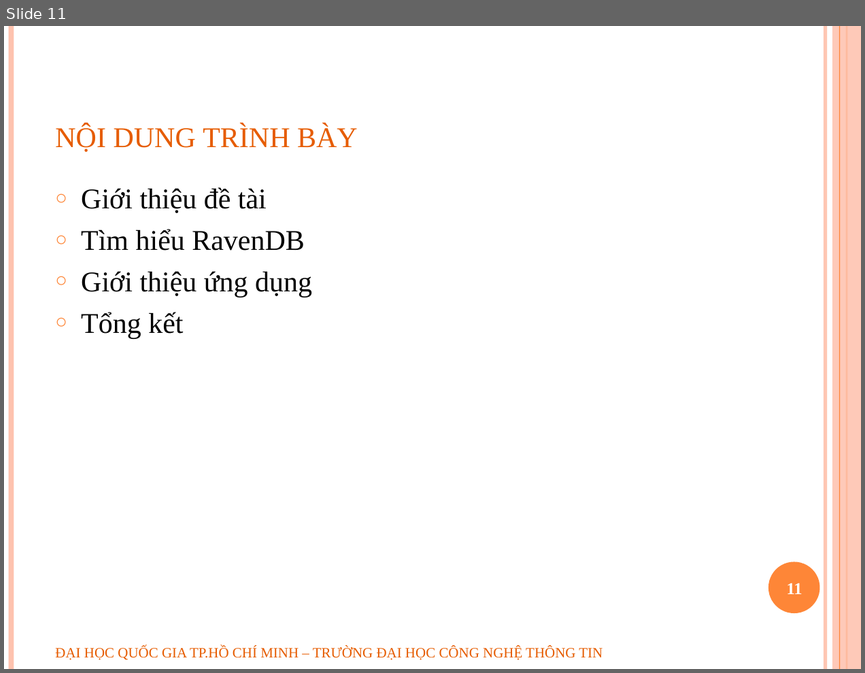
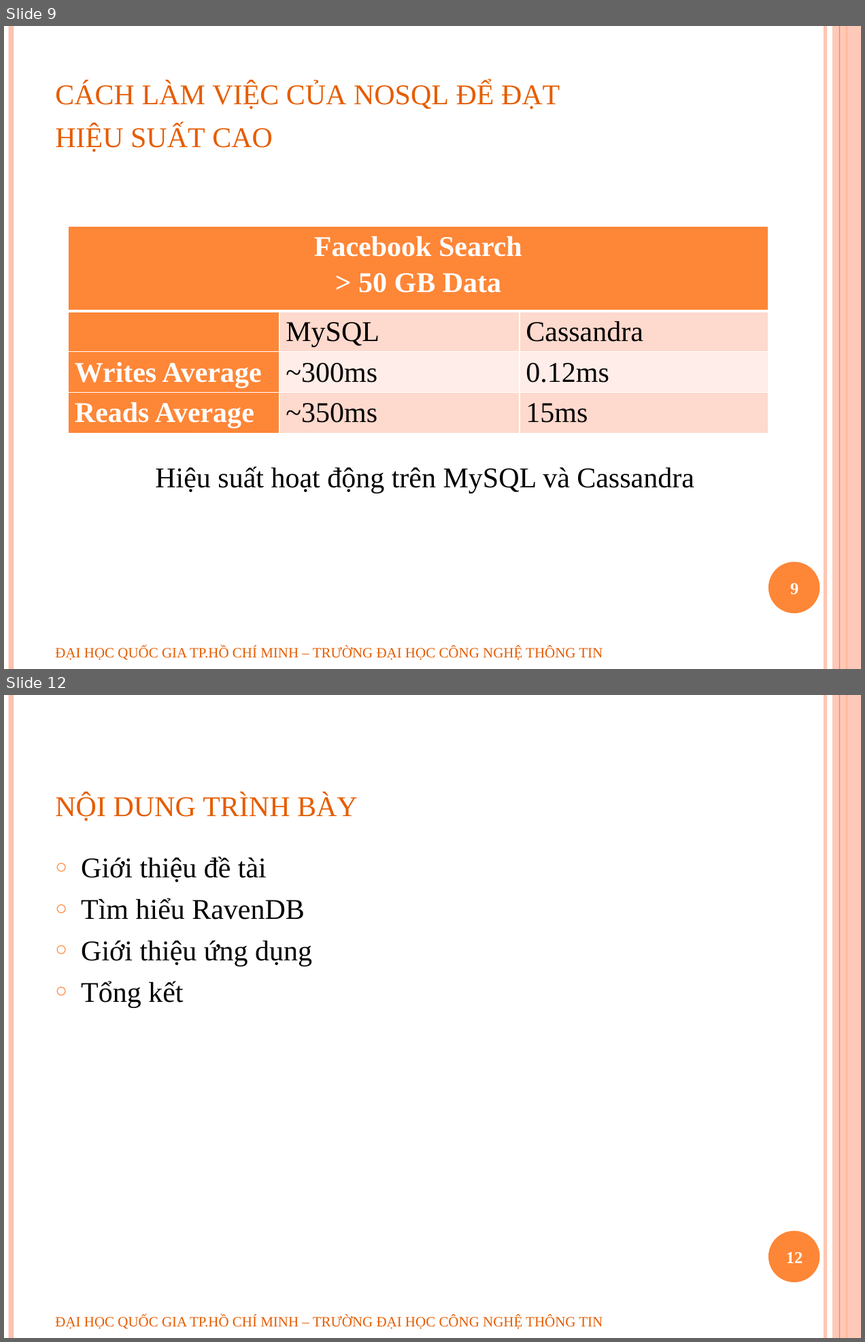
Before and after one commit to geovip/nosqlravendbuit, a slide deck: Document/slide bao cao.pptx. Shown one above the other, each under a label of ours: slide 11 before the commit, slides 9 and 12 after it; the slides between them are not shown. The pictures are 865x673 and 865x1342 pixels, drawn with LibreOffice and Linux fonts; fonts in the diff are those of the drawing; background and template pictures are left out. Boxes give left, top, right and bottom in pixels: in the first picture for what was removed or moved away, otherwise in the second. Text is boxed around its words. In the diff, an @@ line names an element or a change of style, - is before the commit and + after.

```diff
--- a/Document/slide bao cao.pptx
+++ b/Document/slide bao cao.pptx
@@ slide 9 added at box(4, 26, 861, 669), background #FFFFFF; not listed: 6 template elements that a slide beside it also shows @@
@@ title added at box(55, 82, 560, 152), 30 pt, text #E65C01, small capitals @@
+cách làm việc của nosql để đạt
+hiệu suất cao
@@ table added at box(68, 226, 768, 433), 4 rows, 3 columns @@
+Facebook Search / > 50 GB Data |  | 
+ | MySQL | Cassandra
+Writes Average | ~300ms | 0.12ms
+Reads Average | ~350ms | 15ms
@@ text added at box(155, 466, 694, 493), 24 pt, text #000000 @@
+Hiệu suất hoạt động trên MySQL và Cassandra
@@ page number added at box(790, 583, 798, 594), 14 pt, text #FFFFFF, bold @@
+9
@@ text added at box(55, 645, 602, 660), 12 pt, text #E65C01 @@
+ĐẠI HỌC QUỐC GIA TP.HỒ CHÍ MINH – TRƯỜNG ĐẠI HỌC CÔNG NGHỆ THÔNG TIN
@@ what was slide 11 is now slide 12 @@
@@ page number at box(786, 1252, 803, 1263): text changed @@
-11
+12
```
Also in this commit, not shown: 7 slides changed, 9 other slides added.
